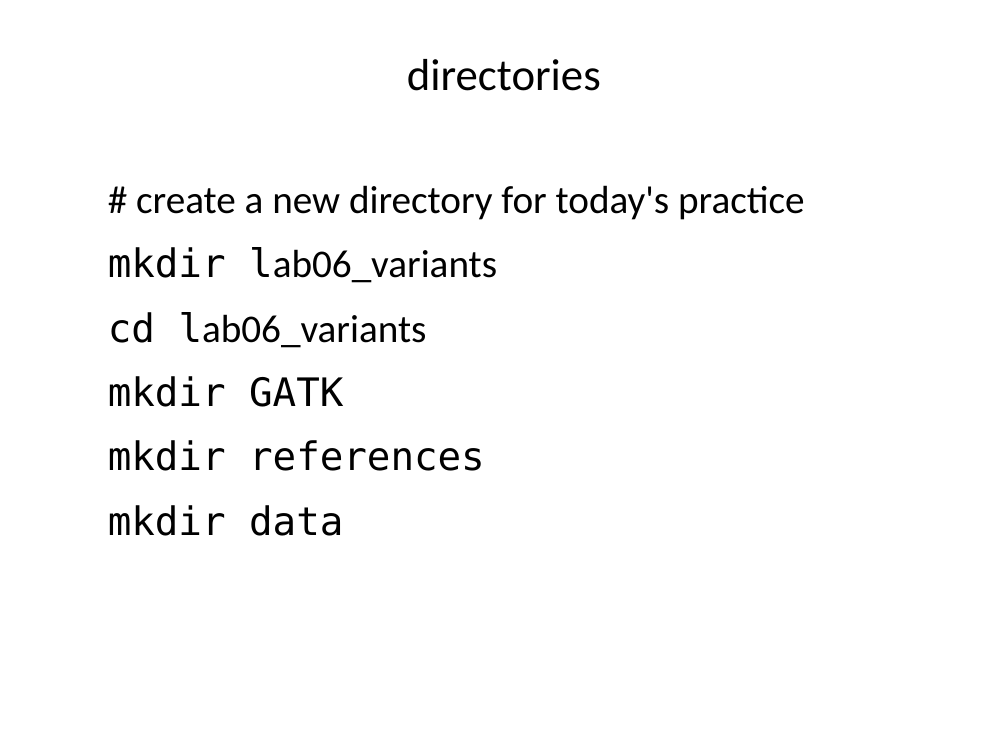
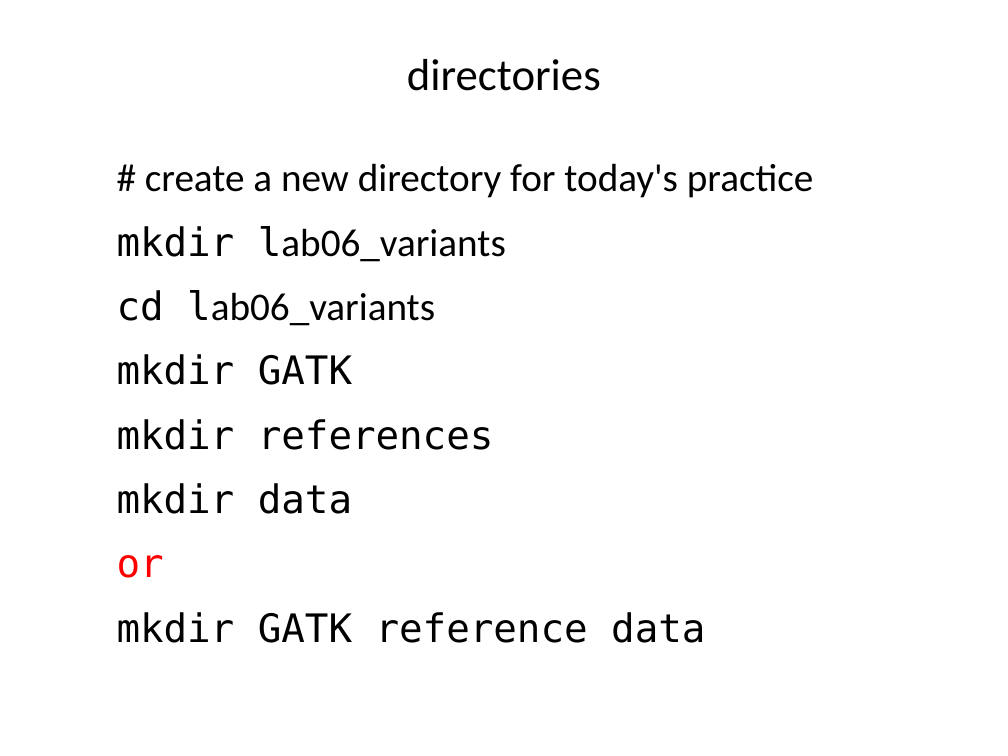
Before and after one commit to liu3zhenlab/teaching, a slide deck: slide 3 of PLPTH813Bioinformatis/2021/labs/lab06_variants.pptx. Drawn at 1008x756 pixels with LibreOffice and Linux fonts; fonts in the diff are those of the drawing. Boxes give left, top, right and bottom in pixels: in the first picture for what was removed or moved away, otherwise in the second. Text is boxed around its words. In the diff, an @@ line names an element or a change of style, - is before the commit and + after.

```diff
--- a/PLPTH813Bioinformatis/2021/labs/lab06_variants.pptx
+++ b/PLPTH813Bioinformatis/2021/labs/lab06_variants.pptx
@@ text "# create a new directory ...": place and size @@
-text "# create a new directory ..." at box(108, 185, 805, 536)
+text "# create a new directory ..." at box(117, 163, 814, 643)
@@ text at box(117, 555, 705, 643): paragraphs added @@
+or
+mkdir GATK reference data
```
Also in this commit, not shown: 3 other slides changed.
